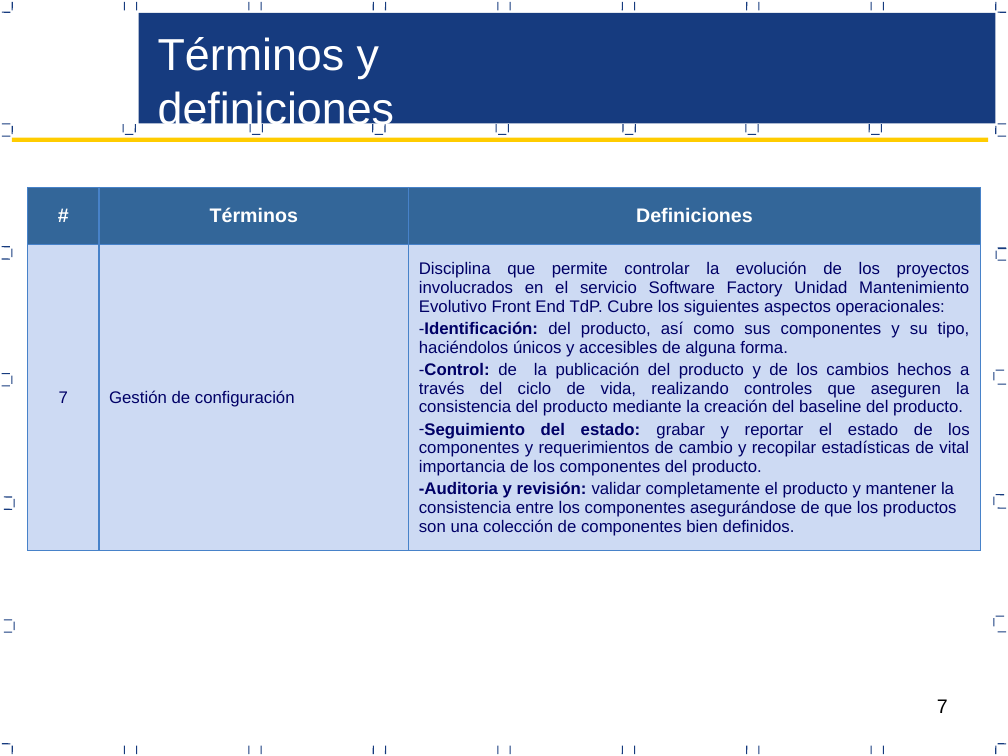
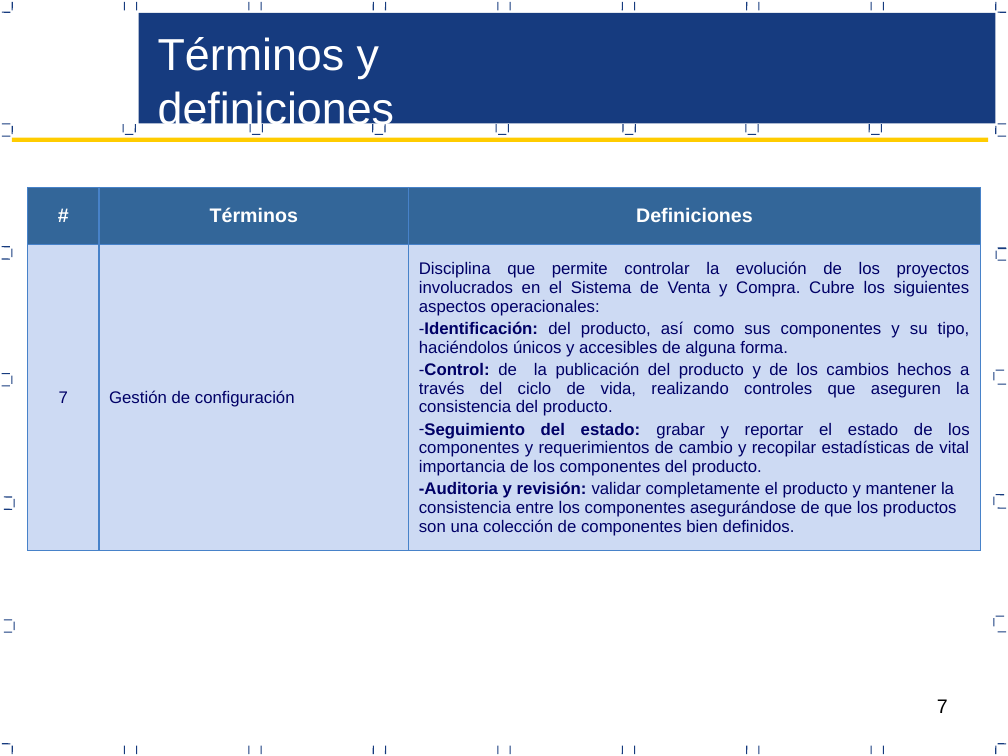
Before and after one commit to acporras/documentationStaradmin, a slide deck: slide 7 of Area de proceso CM/PGC_V1.0_2017.pptx. Drawn at 1008x756 pixels with LibreOffice and Linux fonts; fonts in the diff are those of the drawing. Boxes give left, top, right and bottom in pixels: in the first picture for what was removed or moved away, otherwise in the second. Text is boxed around its words. In the diff, an @@ line names an element or a change of style, - is before the commit and + after.

```diff
--- a/Area de proceso CM/PGC_V1.0_2017.pptx
+++ b/Area de proceso CM/PGC_V1.0_2017.pptx
@@ table at bbox=[27, 187, 980, 553] @@
-row 2, column 3: Disciplina que permite controlar la evolución de los proyectos involucrados en el servicio Software Factory Unidad Mantenimiento Evolutivo Front End TdP. Cubre los siguientes aspectos operacionales: / Identificación: del producto, así como sus componentes y su tipo, haciéndolos únicos y accesibles de alguna forma. / Control: de la publicación del producto y de los cambios hechos a través del ciclo de vida, realizando controles que aseguren la consistencia del producto mediante la creación del baseline del producto. / Seguimiento del estado: grabar y reportar el estado de los componentes y requerimientos de cambio y recopilar estadísticas de vital importancia de los componentes del producto. / -Auditoria y revisión: validar completamente el producto y mantener la consistencia entre los componentes asegurándose de que los productos son una colección de componentes bien definidos.
+row 2, column 3: Disciplina que permite controlar la evolución de los proyectos involucrados en el Sistema de Venta y Compra. Cubre los siguientes aspectos operacionales: / Identificación: del producto, así como sus componentes y su tipo, haciéndolos únicos y accesibles de alguna forma. / Control: de la publicación del producto y de los cambios hechos a través del ciclo de vida, realizando controles que aseguren la consistencia del producto. / Seguimiento del estado: grabar y reportar el estado de los componentes y requerimientos de cambio y recopilar estadísticas de vital importancia de los componentes del producto. / -Auditoria y revisión: validar completamente el producto y mantener la consistencia entre los componentes asegurándose de que los productos son una colección de componentes bien definidos.
```
Also in this commit, not shown: 12 other slides changed, 10 other files.
